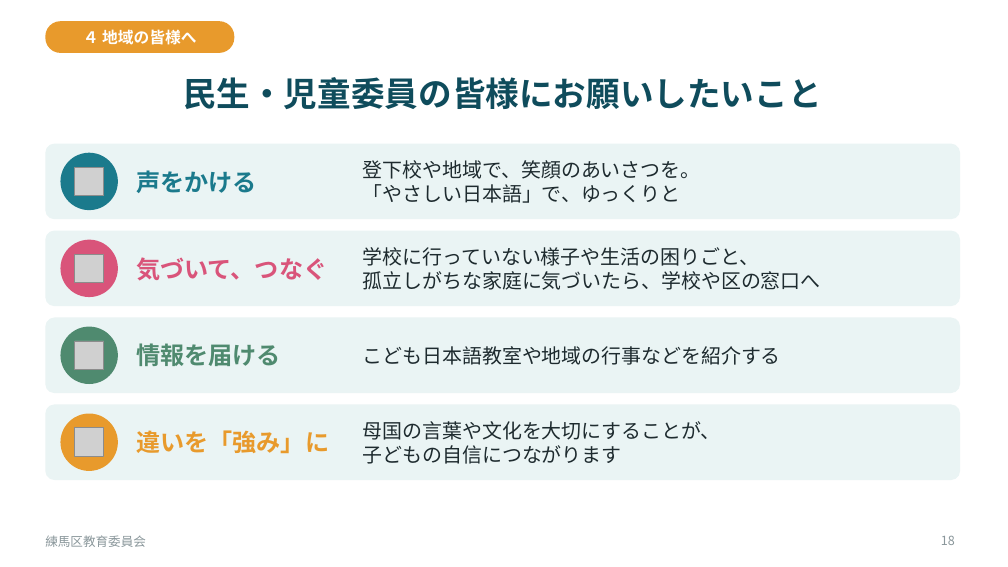
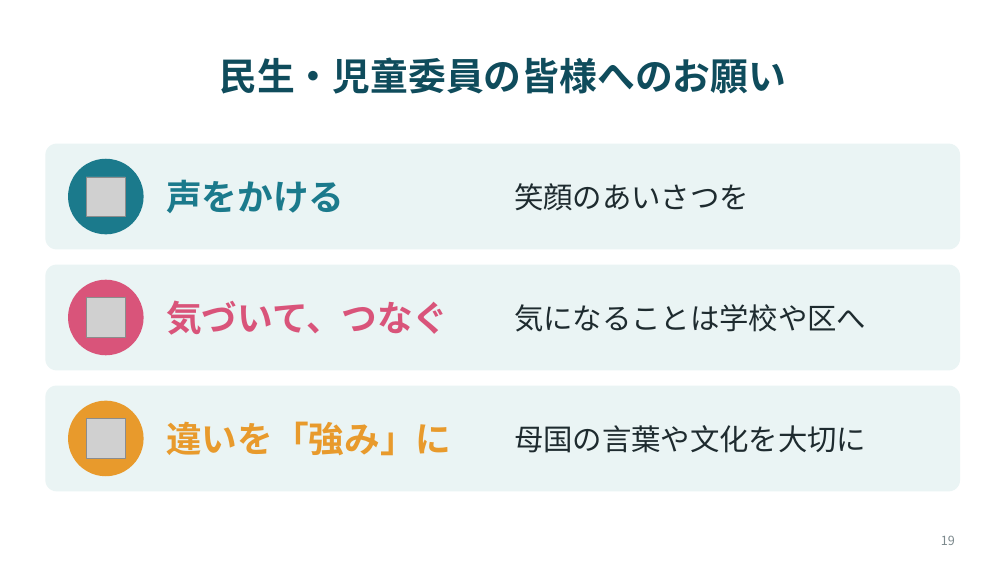
Before and after one commit to contynet730-star/con30, a slide deck: slide 19 of 民生児童委員研修/外国にルーツを持つ子どもたちと学校_R081125.pptx (slide 18 before the commit). Drawn at 1008x567 pixels with LibreOffice and Linux fonts; fonts in the diff are those of the drawing; grey boxes stand for pictures. Boxes give left, top, right and bottom in pixels: in the first picture for what was removed or moved away, otherwise in the second. Text is boxed around its words. In the diff, an @@ line names an element or a change of style, - is before the commit and + after.

```diff
--- a/民生児童委員研修/外国にルーツを持つ子どもたちと学校_R081125.pptx
+++ b/民生児童委員研修/外国にルーツを持つ子どもたちと学校_R081125.pptx
@@ rounded rectangle removed at [45, 21, 234, 53] @@
-４ 地域の皆様へ
@@ title at [219, 57, 786, 94]: text changed; size 32 to 36 pt @@
-民生・児童委員の皆様にお願いしたいこと
+民生・児童委員の皆様へのお願い
@@ rounded rectangle: place and size @@
-rounded rectangle at [45, 144, 960, 219]
+rounded rectangle at [45, 144, 960, 250]
@@ text "声をかける": place and size @@
-text "声をかける" at [136, 170, 257, 193]
+text "声をかける" at [166, 179, 344, 213]
@@ ellipse: place and size @@
-ellipse at [60, 153, 118, 210]
+ellipse at [68, 159, 144, 234]
@@ picture: place and size @@
-picture at [75, 167, 104, 196]
+picture at [86, 177, 126, 216]
@@ text at [514, 183, 749, 211]: text changed; size 19 to 28 pt @@
-登下校や地域で、笑顔のあいさつを。
-「やさしい日本語」で、ゆっくりと
+笑顔のあいさつを
@@ rounded rectangle removed at [45, 231, 960, 306] @@
@@ proportions changed in 3 elements at [45, 386, 960, 492], [45, 144, 960, 250], [45, 265, 960, 371] @@
@@ rounded rectangle: place and size @@
-rounded rectangle at [45, 318, 960, 393]
+rounded rectangle at [45, 265, 960, 371]
@@ size 23 to 34 pt in 3 elements at [166, 421, 451, 456], [166, 179, 344, 213], [166, 300, 448, 335] @@
@@ text "気づいて、つなぐ": place and size @@
-text "気づいて、つなぐ" at [136, 257, 327, 281]
+text "気づいて、つなぐ" at [166, 300, 448, 335]
@@ text removed at [363, 247, 821, 290] @@
-学校に行っていない様子や生活の困りごと、
-孤立しがちな家庭に気づいたら、学校や区の窓口へ
@@ ellipse: place and size @@
-ellipse at [60, 240, 118, 297]
+ellipse at [68, 280, 144, 355]
@@ picture: place and size @@
-picture at [75, 254, 104, 283]
+picture at [86, 298, 126, 337]
@@ ellipse removed at [60, 327, 118, 384] @@
@@ text added at [514, 304, 866, 332], 28 pt, text #1E2B2F @@
+気になることは学校や区へ
@@ picture removed at [75, 341, 104, 370] @@
@@ text removed at [136, 343, 281, 366] @@
-情報を届ける
@@ text removed at [363, 346, 781, 365] @@
-こども日本語教室や地域の行事などを紹介する
@@ rounded rectangle: place and size @@
-rounded rectangle at [45, 405, 960, 480]
+rounded rectangle at [45, 386, 960, 492]
@@ text "違いを「強み」に": place and size @@
-text "違いを「強み」に" at [136, 430, 329, 454]
+text "違いを「強み」に" at [166, 421, 451, 456]
@@ ellipse: place and size @@
-ellipse at [60, 414, 118, 471]
+ellipse at [68, 401, 144, 476]
@@ picture: place and size @@
-picture at [75, 428, 104, 457]
+picture at [86, 419, 126, 458]
@@ text at [514, 425, 866, 453]: text changed; size 19 to 28 pt @@
-母国の言葉や文化を大切にすることが、
-子どもの自信につながります
+母国の言葉や文化を大切に
@@ text removed at [45, 535, 146, 547] @@
-練馬区教育委員会
```
Also in this commit, not shown: 15 other slides changed, 5 slides added, 4 slides removed, 1 other file.
